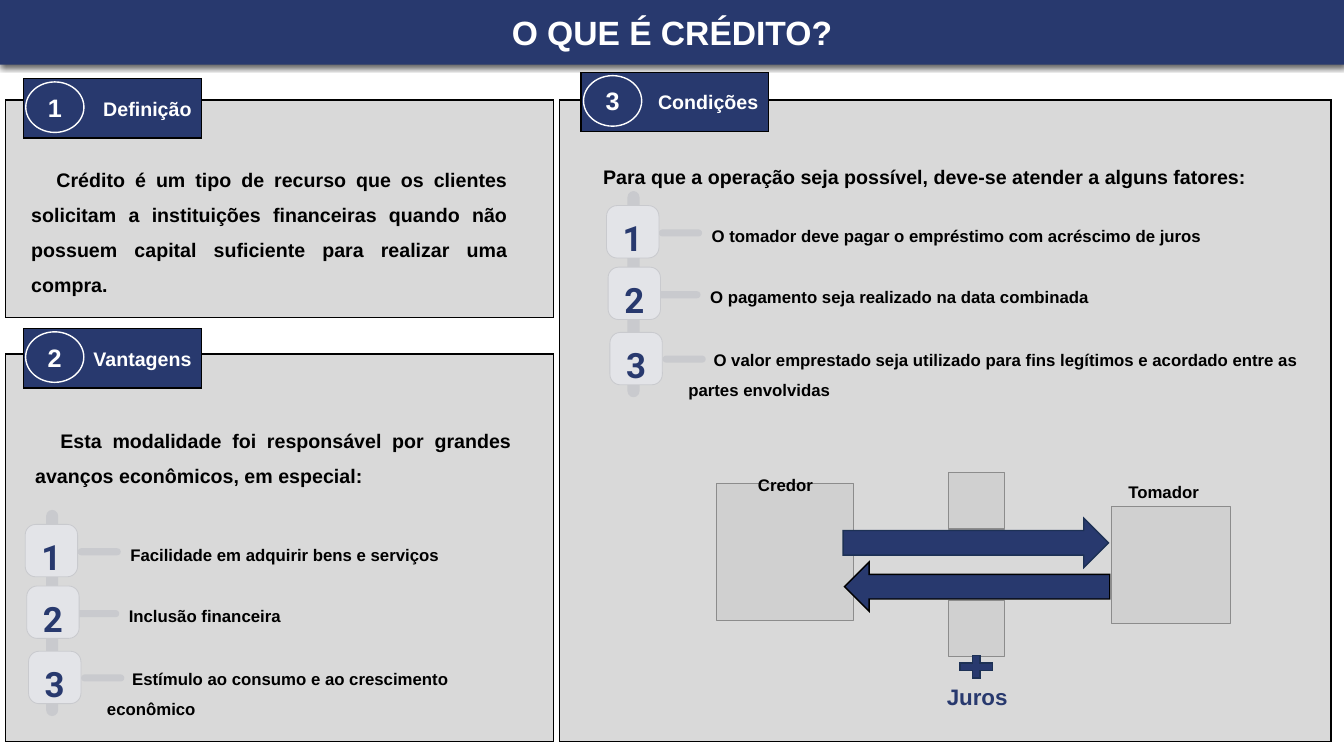
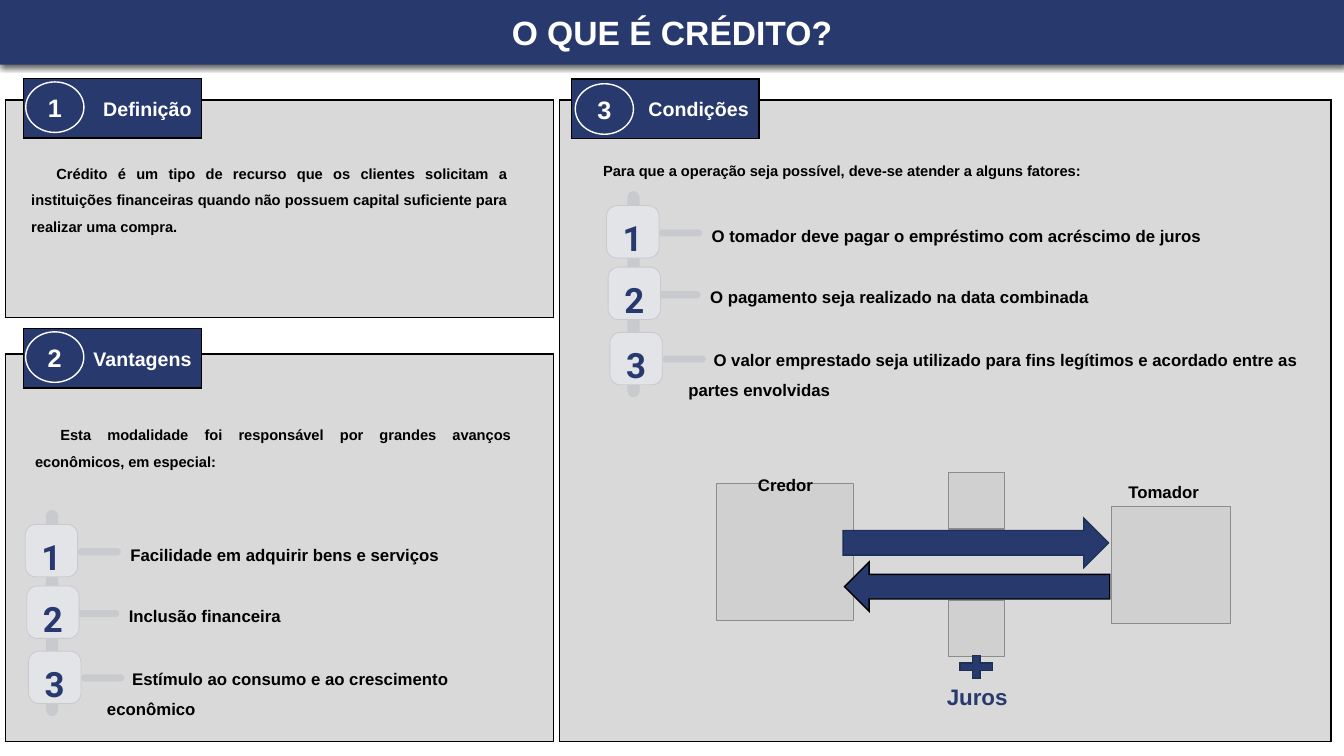
Before and after one commit to leonardovargas10/Modelo_Risco_de_Credito, a slide deck: slide 2 of documents/Apresentação - Leonardo Aderaldo Vargas.pptx. Drawn at 1344x756 pixels with LibreOffice and Linux fonts; fonts in the diff are those of the drawing; grey boxes stand for pictures. Boxes give left, top, right and bottom in pixels: in the first picture for what was removed or moved away, otherwise in the second. Text is boxed around its words. In the diff, an @@ line names an element or a change of style, - is before the commit and + after.

```diff
--- a/documents/Apresentação - Leonardo Aderaldo Vargas.pptx
+++ b/documents/Apresentação - Leonardo Aderaldo Vargas.pptx
@@ rectangle "Condições" moved from (x1=582, y1=73, x2=769, y2=132) to (x1=572, y1=80, x2=759, y2=139) @@
@@ ellipse "3" moved from (x1=584, y1=76, x2=642, y2=126) to (x1=576, y1=84, x2=634, y2=134) @@
@@ size 14 to 10.5 pt in 3 elements at (x1=603, y1=165, x2=1081, y2=179), (x1=35, y1=429, x2=510, y2=470), (x1=31, y1=168, x2=507, y2=235) @@
```
Also in this commit, not shown: 3 other slides changed, 1 slide added, 2 other files.
